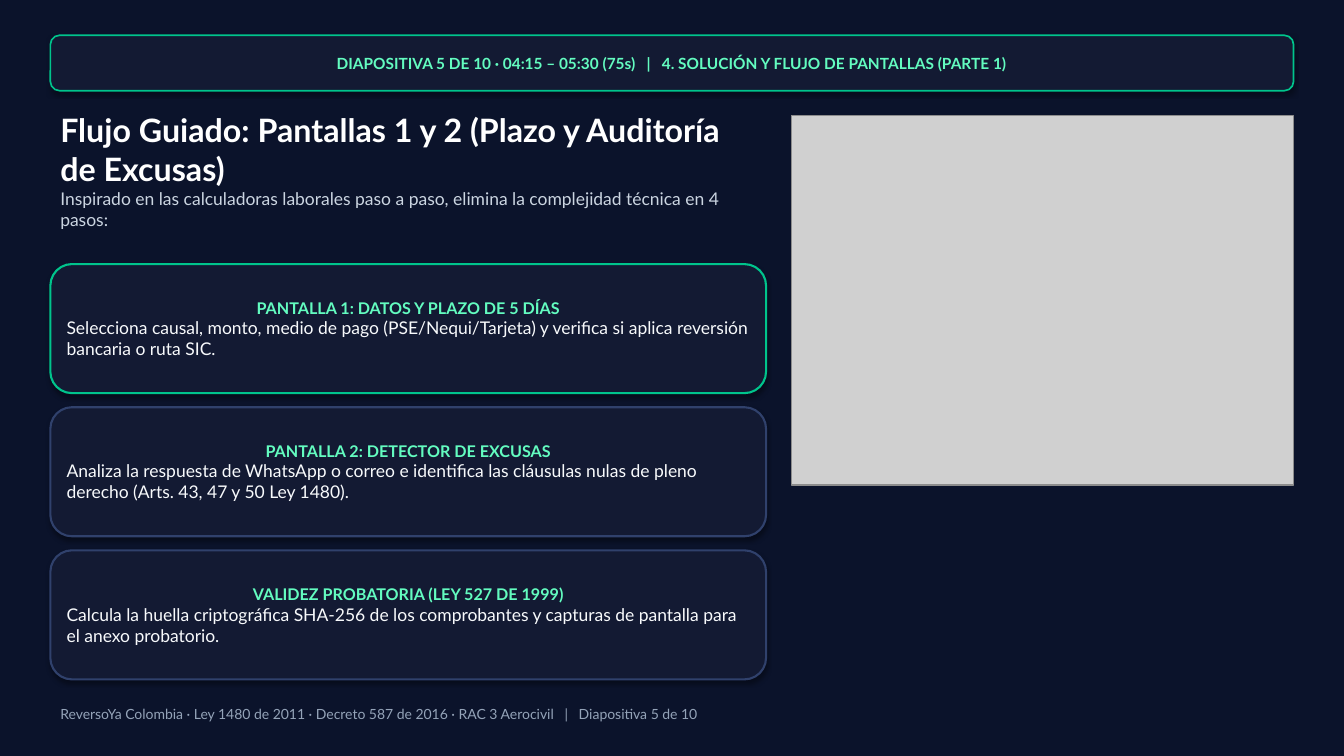
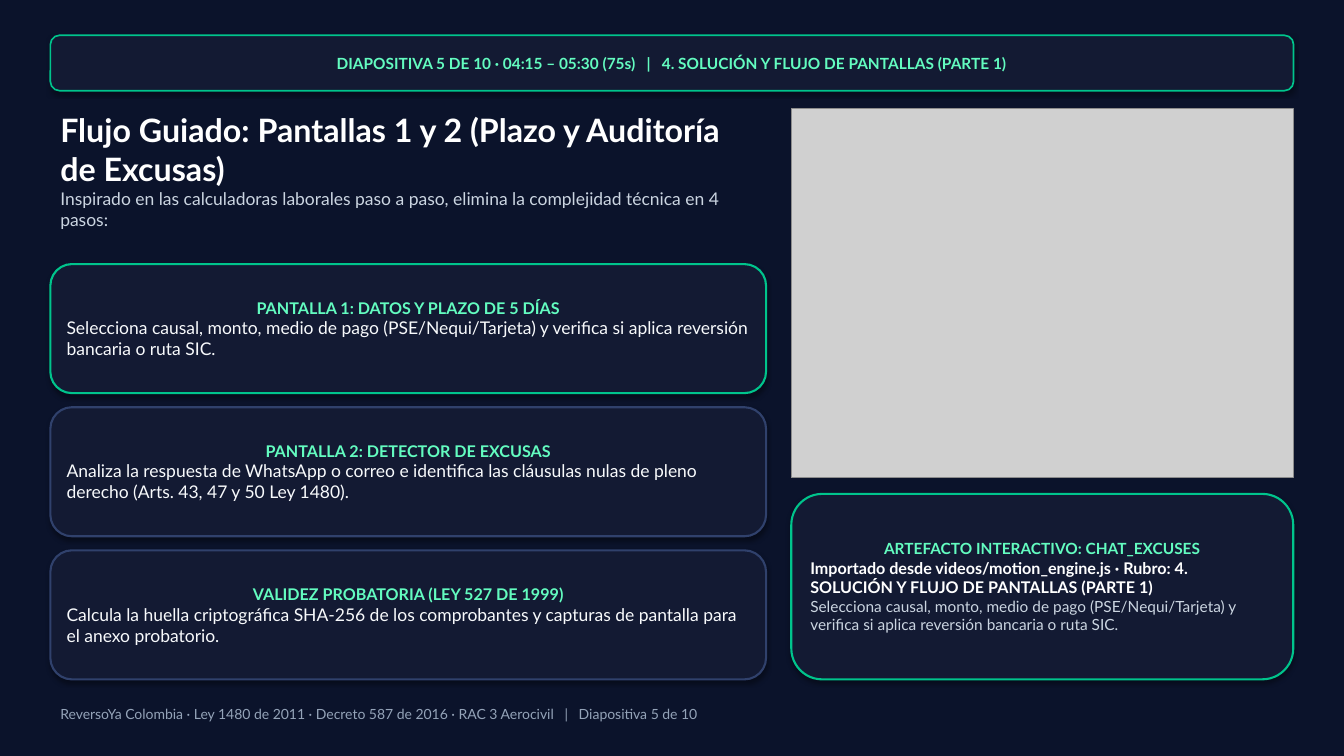
Before and after one commit to seagomezar/reversoya, a slide deck: slide 5 of ReversoYa_Presentacion_10Minutos.pptx. Drawn at 1344x756 pixels with LibreOffice and Linux fonts; fonts in the diff are those of the drawing; grey boxes stand for pictures. Boxes give left, top, right and bottom in pixels: in the first picture for what was removed or moved away, otherwise in the second. Text is boxed around its words. In the diff, an @@ line names an element or a change of style, - is before the commit and + after.

```diff
--- a/ReversoYa_Presentacion_10Minutos.pptx
+++ b/ReversoYa_Presentacion_10Minutos.pptx
@@ picture: place and size @@
-picture at [791,116,1294,485]
+picture at [791,109,1294,478]
@@ rounded rectangle added at [791,494,1294,680], fill #131A33, outline #00C48C 1.5 pt, 11 pt, text #CBD5E1, bold @@
+ARTEFACTO INTERACTIVO: CHAT_EXCUSES
+Importado desde videos/motion_engine.js · Rubro: 4. SOLUCIÓN Y FLUJO DE PANTALLAS (PARTE 1)
+Selecciona causal, monto, medio de pago (PSE/Nequi/Tarjeta) y verifica si aplica reversión bancaria o ruta SIC.
```
Also in this commit, not shown: 9 other slides changed, 7 other files.
